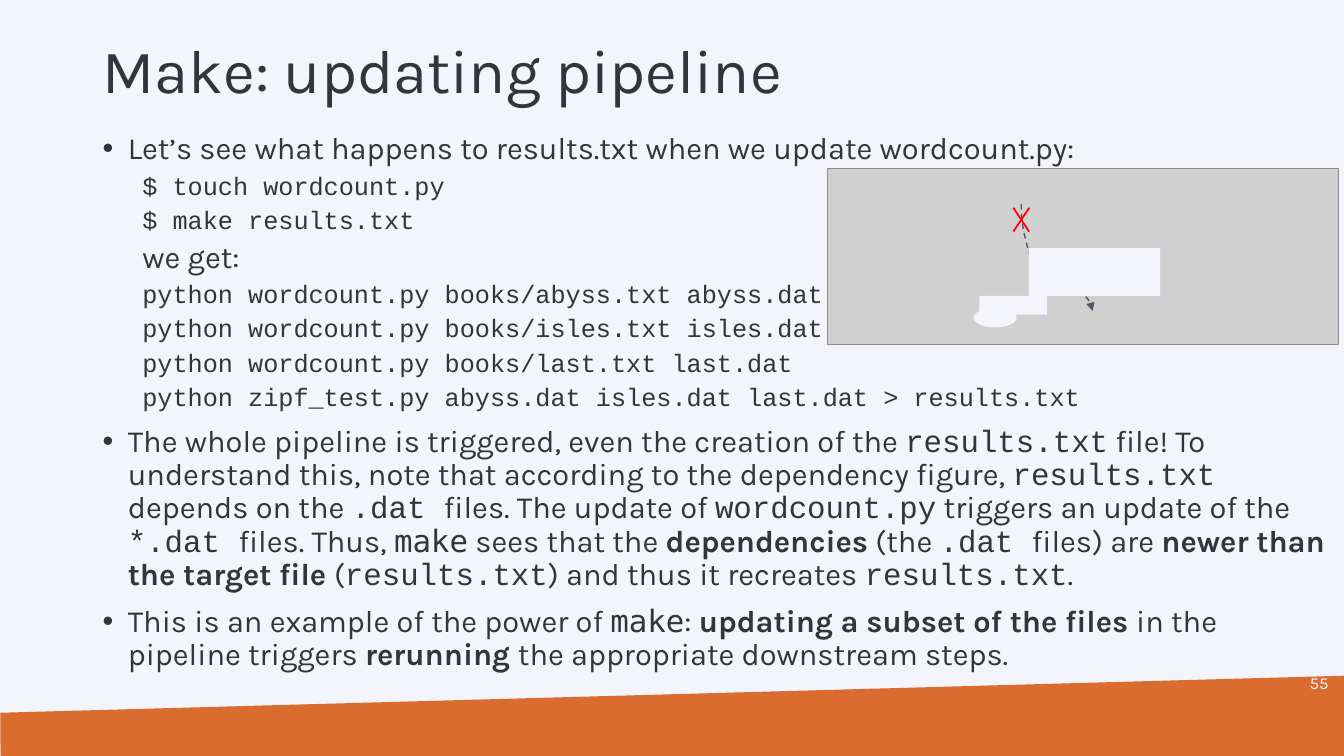
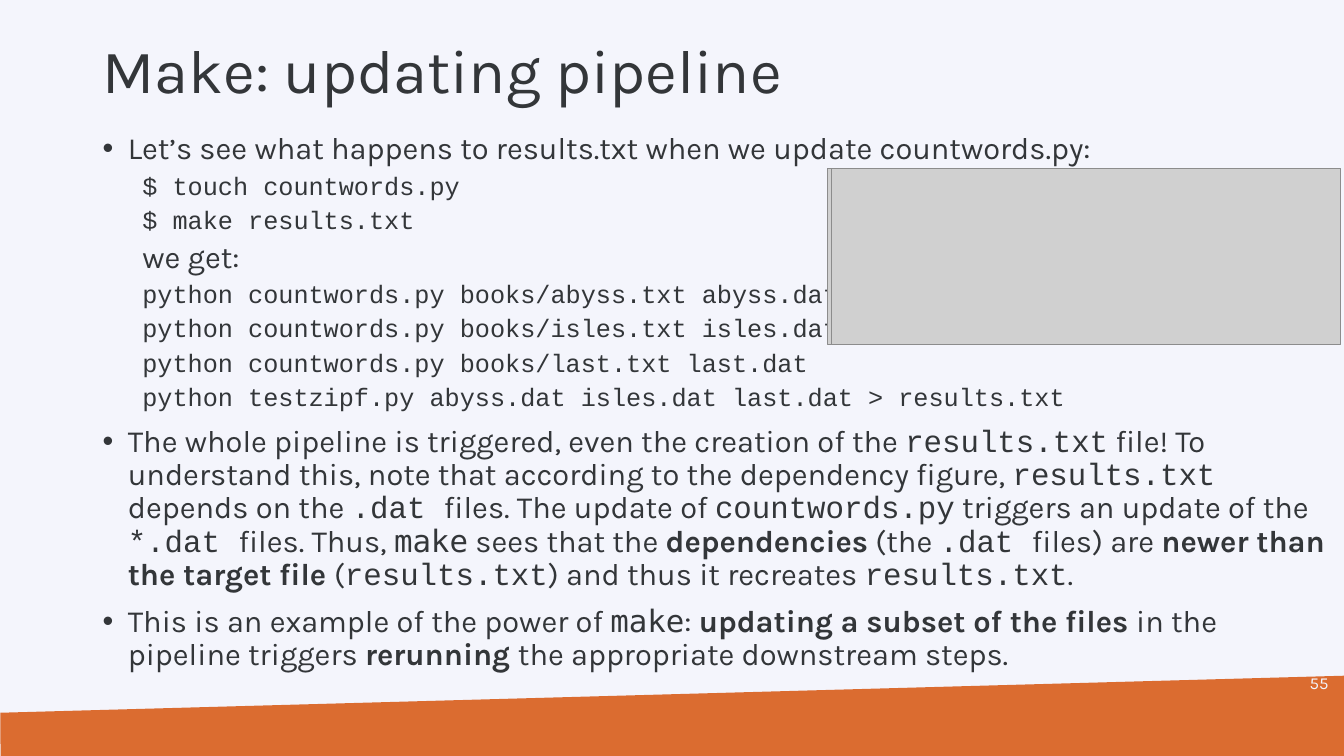
Before and after one commit to hpcleuven/Makefile-intro, a slide deck: slide 55 of Make.pptx. Drawn at 1344x756 pixels with LibreOffice and Linux fonts; fonts in the diff are those of the drawing; grey boxes stand for pictures; background and template pictures are left out. Boxes give left, top, right and bottom in pixels: in the first picture for what was removed or moved away, otherwise in the second. Text is boxed around its words. In the diff, an @@ line names an element or a change of style, - is before the commit and + after.

```diff
--- a/Make.pptx
+++ b/Make.pptx
@@ text at [128,138,1091,201]: text changed @@
-• Let’s see what happens to results.txt when we update wordcount.py:
-  $ touch wordcount.py
+• Let’s see what happens to results.txt when we update countwords.py:
+  $ touch countwords.py
@@ picture added at [832,168,1341,345] @@
@@ line removed from (1029, 208) to (1013, 232) @@
@@ line removed from (1029, 232) to (1013, 208) @@
@@ curved arrow removed from (1021, 204) to (1093, 311) @@
@@ rectangle removed at [1029,248,1160,295] @@
@@ text at [128,285,1324,593]: text changed @@
-  python wordcount.py books/abyss.txt abyss.dat
-  python wordcount.py books/isles.txt isles.dat
-  python wordcount.py books/last.txt last.dat
-  python zipf_test.py abyss.dat isles.dat last.dat > results.txt
-• The whole pipeline is triggered, even the creation of the results.txt file! To understand this, note that according to the dependency figure, results.txt depends on the .dat files. The update of wordcount.py triggers an update of the *.dat files. Thus, make sees that the dependencies (the .dat files) are newer than the target file (results.txt) and thus it recreates results.txt.
+  python countwords.py books/abyss.txt abyss.dat
+  python countwords.py books/isles.txt isles.dat
+  python countwords.py books/last.txt last.dat
+  python testzipf.py abyss.dat isles.dat last.dat > results.txt
+• The whole pipeline is triggered, even the creation of the results.txt file! To understand this, note that according to the dependency figure, results.txt depends on the .dat files. The update of countwords.py triggers an update of the *.dat files. Thus, make sees that the dependencies (the .dat files) are newer than the target file (results.txt) and thus it recreates results.txt.
@@ rectangle removed at [979,296,1047,316] @@
@@ ellipse removed at [974,308,1017,327] @@
```
Also in this commit, not shown: 58 other slides changed, 1 other file.
